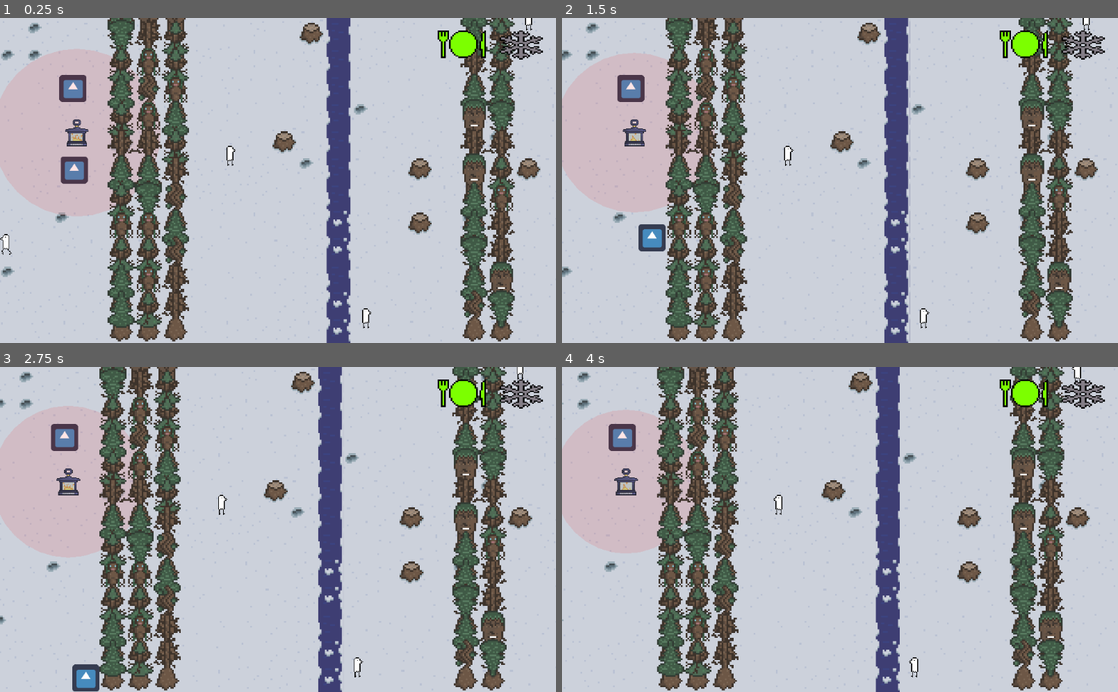
Above: before the commit, frames 1-4 (two rows, left to right).
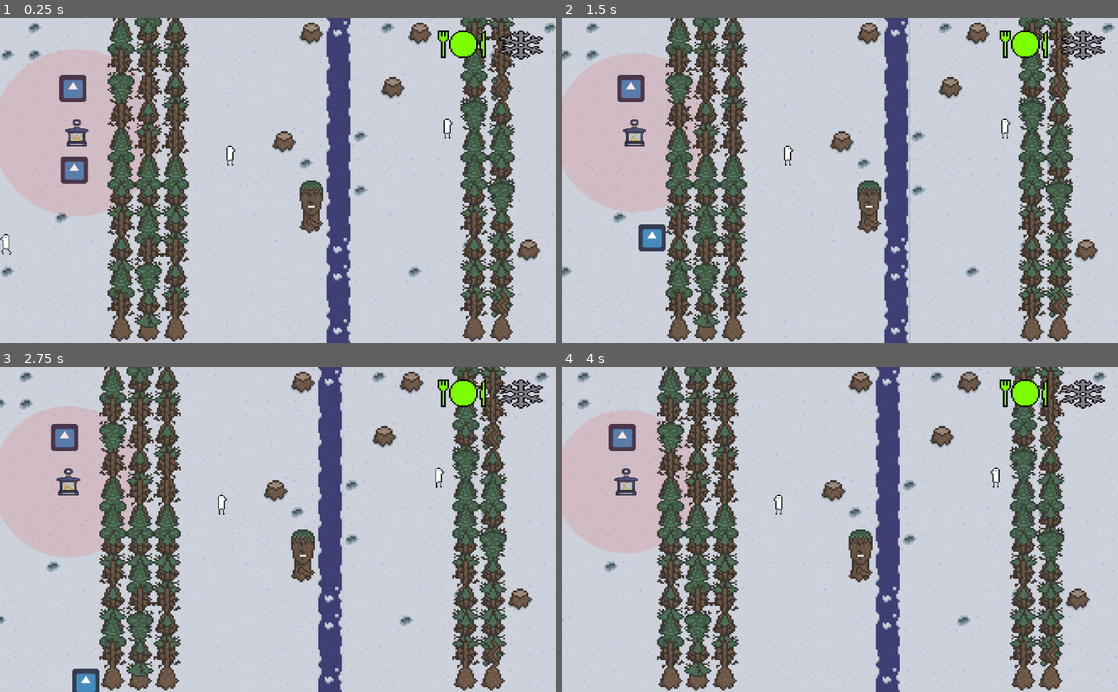
Above: after the commit, the same moments.

Repository: rchin157/gamejamNov2020
Game: Godot game, scene res://Level/Level.tscn
Two runs of this game, one before a commit and one after it. Both use one fixed random seed, a clock stepped at 60 frames per second and the inputs below. The project has no main scene, so this scene is started directly. The engine's default icon, where the game draws it, is replaced by a stand-in: a white triangle on a blue panel in a dark square. Sound files missing from this copy of the repository are replaced by a short silence.
Inputs:
- Up to frame 1 (0.25 s): no input
- Up to frame 2 (1.5 s): tap Enter (ui_accept) at 0.5, 0.77 s; hold Right (ui_right) 0.53-1.28 s; hold Down (ui_down) from 1.28 s (still down)
- Up to frame 3 (2.75 s): tap Enter (ui_accept) at 1.52 s; release Down (ui_down) at 2.03 s; hold Right (ui_right) from 2.03 s (still down)
- Up to frame 4 (4 s): release Right (ui_right) at 2.78 s; hold Up (ui_up) 2.78-3.53 s; tap Enter (ui_accept) at 3.02, 3.77 s; hold Left (ui_left) from 3.53 s (still down)

The runs differ from the first frame. In frame 1, 13% of the frame differs, in the area x 19-100%, y 0-96%; in frame 2, 13%; in frame 3, 13%, in the area x 13-99%, y 0-100%; in frame 4, 13%.

Commit message:
trees better

Diff:
--- a/Level/Level.tscn
+++ b/Level/Level.tscn
@@ -1571,11 +1571,11 @@
 collision_mask = 0
 
 [node name="CollisionShape2D" type="CollisionShape2D" parent="KinematicBody2D"]
-position = Vector2( 637.81, -49.4975 )
+position = Vector2( 634.635, -57.4345 )
 shape = SubResource( 49 )
 
 [node name="CollisionShape2D2" type="CollisionShape2D" parent="KinematicBody2D"]
-position = Vector2( 540.078, 816.9 )
+position = Vector2( 540.078, 826.424 )
 shape = SubResource( 49 )
 
 [node name="CollisionShape2D3" type="CollisionShape2D" parent="KinematicBody2D"]
--- a/Scripts/Level.gd
+++ b/Scripts/Level.gd
@@ -66,7 +66,7 @@
 				[1,1,1,1,1,1,1,1,1,1,1,1], [1,1,1,1,1,1,1,1,1,1,1,1],
 				[1,1,1,1,1,1,1,1,1,1,1,1], [0,0,0,0,0,0,0,0,0,0,0,0],
 				[0,0,0,0,0,0,0,0,0,0,0,0], [0,0,0,0,0,0,0,0,0,0,0,0],
-				[0,0,0,0,0,0,0,0,0,0,0,0], [0,0,0,0,0,0,0,0,0,0,0,0],
+				[0,0,0,0,0,0,0,0,0,0,0,0], [0,0,0,0,0,0,0,6,0,0,0,0],
 				[2,2,2,2,2,2,2,2,2,2,2,2], [0,0,0,0,0,0,0,0,0,0,0,0],
 				[0,0,0,0,0,0,0,0,0,0,0,0], [0,0,0,0,0,0,0,0,0,0,0,0],
 				[0,0,0,0,0,0,0,0,0,0,0,0], [1,1,1,1,1,1,1,1,1,1,1,1],
@@ -93,7 +93,7 @@
 				[0,0,0,0,2,2,2,2,2,2,2,2],
 				[0,0,0,0,2,2,2,0,0,2,2,2],
 				[0,0,0,2,2,2,2,0,0,2,2,2],
-				[0,0,0,2,2,2,2,0,2,2,2,2],
+				[0,0,0,2,2,2,2,5,2,2,2,2],
 				[0,0,0,0,2,2,2,2,2,2,2,2],
 				[0,0,0,0,2,2,2,2,0,2,2,2],
 				[0,0,0,0,0,2,2,2,2,2,2,2],
@@ -155,6 +155,16 @@
 				var treeNode = tree.instance()
 				treeNode.set_position(Vector2(i * 64 + 32, j * 64))
 				add_child(treeNode)
+			if tiles[i][j] == 5:
+				var treeNode = tree.instance()
+				treeNode.set_position(Vector2((i) * 64 + 32, j * 64))
+				add_child(treeNode)
+				treeNode.animator.frame = 9
+			if tiles[i][j] == 6:
+				var treeNode = tree.instance()
+				treeNode.set_position(Vector2((i) * 64 + 32, j * 64))
+				add_child(treeNode)
+				treeNode.animator.frame = 8
 			if tileval == 0 and rng.randi_range(0, 50) == 10:
 				var punode = pun.instance()
 				punode.set_position(Vector2(i * 64 + 32, j * 64))
@@ -294,7 +304,7 @@
 
 func tileImgSelect(val):
 	match val:
-		0, 1:
+		0, 1, 5, 6:
 			#select tree
 			return rng.randi_range(0, 18)
 		2:
@@ -322,6 +332,16 @@
 				var treeNode = tree.instance()
 				treeNode.set_position(Vector2((i + 1) * 64 + 32, j * 64))
 				add_child(treeNode)
+			if tiles[i][j] == 5:
+				var treeNode = tree.instance()
+				treeNode.set_position(Vector2((i + 1) * 64 + 32, j * 64))
+				add_child(treeNode)
+				treeNode.animator.frame = 9
+			if tiles[i][j] == 6:
+				var treeNode = tree.instance()
+				treeNode.set_position(Vector2((i + 1) * 64 + 32, j * 64))
+				add_child(treeNode)
+				treeNode.animator.frame = 8
 			if tiles[i][j] == 0 and rng.randi_range(0, 50) == 10:
 				var punode = pun.instance()
 				punode.set_position(Vector2((i + 1) * 64 + 32, j * 64 + 32))
--- a/Scripts/Tree.gd
+++ b/Scripts/Tree.gd
@@ -11,7 +11,26 @@
 func _ready():
 	type = types.TREE;
 	rng.randomize()
-	animator.frame = rng.randi_range(0, 9)
+	animator.frame = getTreeFrame()
+
+func getTreeFrame():
+	var val = rng.randi() % 14001
+	if val <= 2000:
+		return 0
+	elif val <= 4000:
+		return 1
+	elif val <= 6000:
+		return 2
+	elif val <= 8000:
+		return 3
+	elif val <= 10000:
+		return 4
+	elif val <= 12000:
+		return 5
+	elif val <= 13000:
+		return 6
+	elif val <= 14000:
+		return 7
 
 func action_tick(tooltime,delta):
 	Music.toggleSong(2,true)
